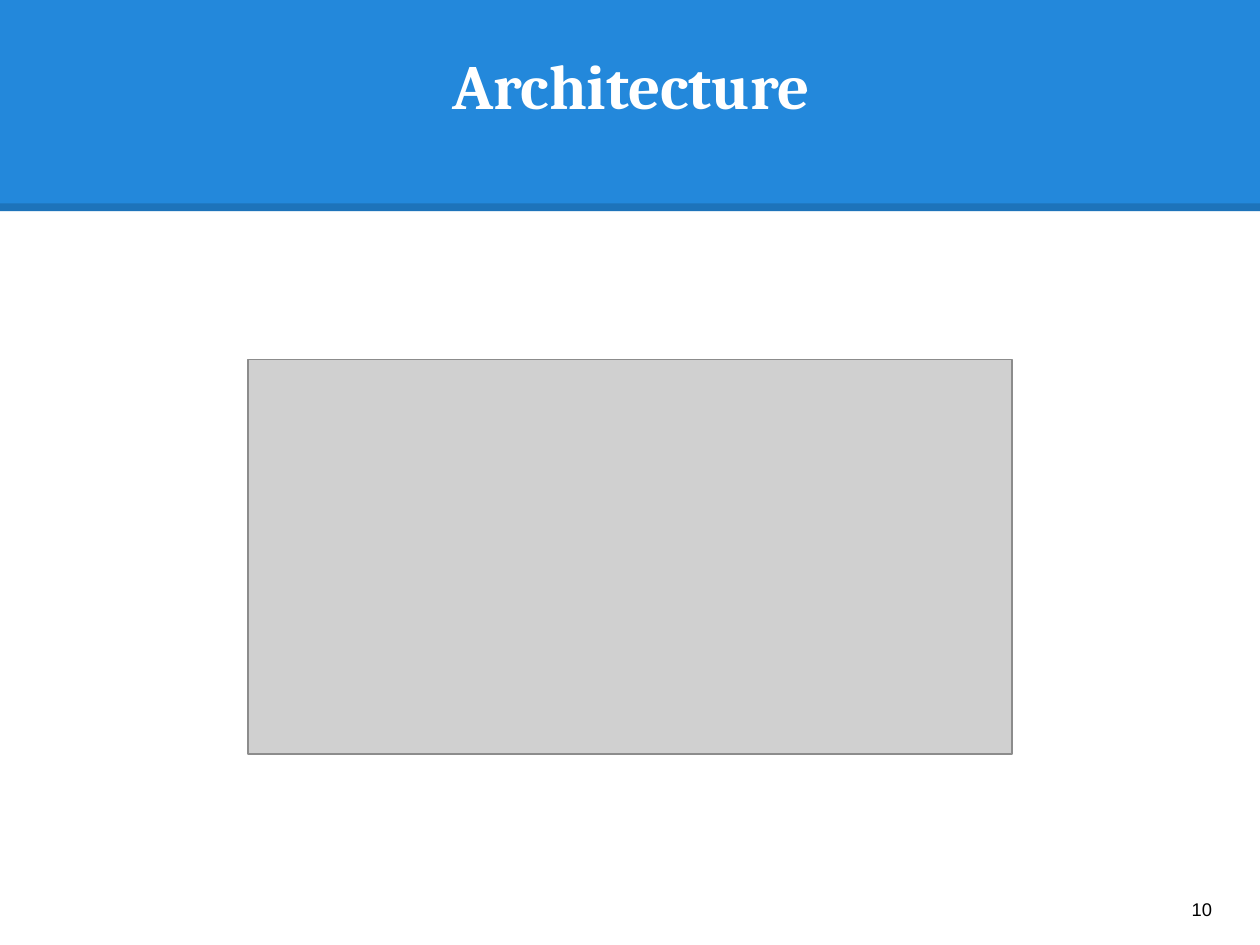
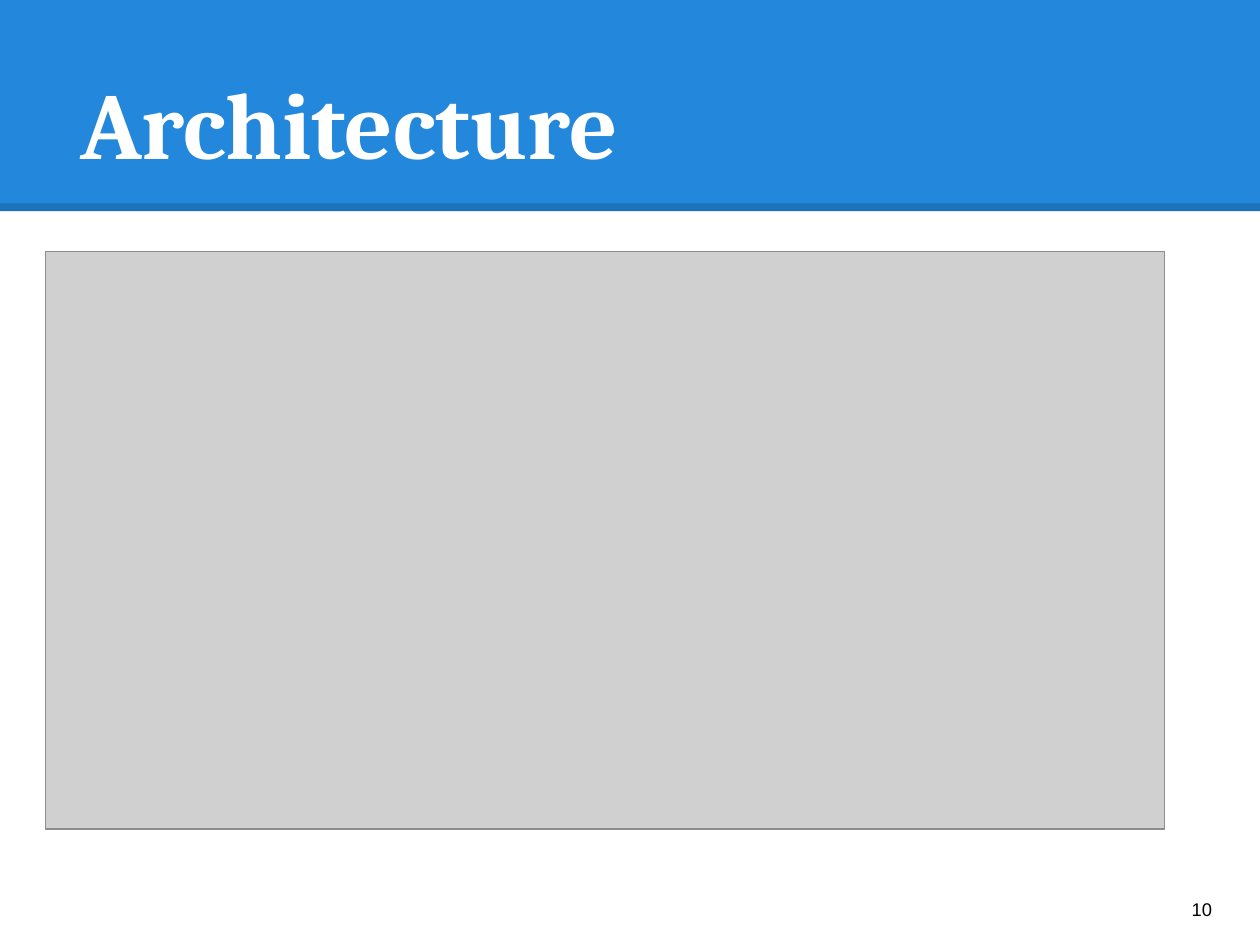
Before and after one commit to hqt/street-router, a slide deck: slide 10 of Document/presentation/bus/2 search bus.pptx. Drawn at 1260x945 pixels with LibreOffice and Linux fonts; fonts in the diff are those of the drawing; grey boxes stand for pictures. Boxes give left, top, right and bottom in pixels: in the first picture for what was removed or moved away, otherwise in the second. Text is boxed around its words. In the diff, an @@ line names an element or a change of style, - is before the commit and + after.

```diff
--- a/Document/presentation/bus/2 search bus.pptx
+++ b/Document/presentation/bus/2 search bus.pptx
@@ title "Architecture": place and size @@
-title "Architecture" at <box>452,65,810,110</box>
+title "Architecture" at <box>80,93,617,160</box>
@@ title "Architecture" at <box>80,93,617,160</box>: size 36 to 54 pt @@
@@ picture: place and size @@
-picture at <box>248,360,1012,755</box>
+picture at <box>45,252,1164,829</box>
```
Also in this commit, not shown: 7 other slides changed, 2 other files.
